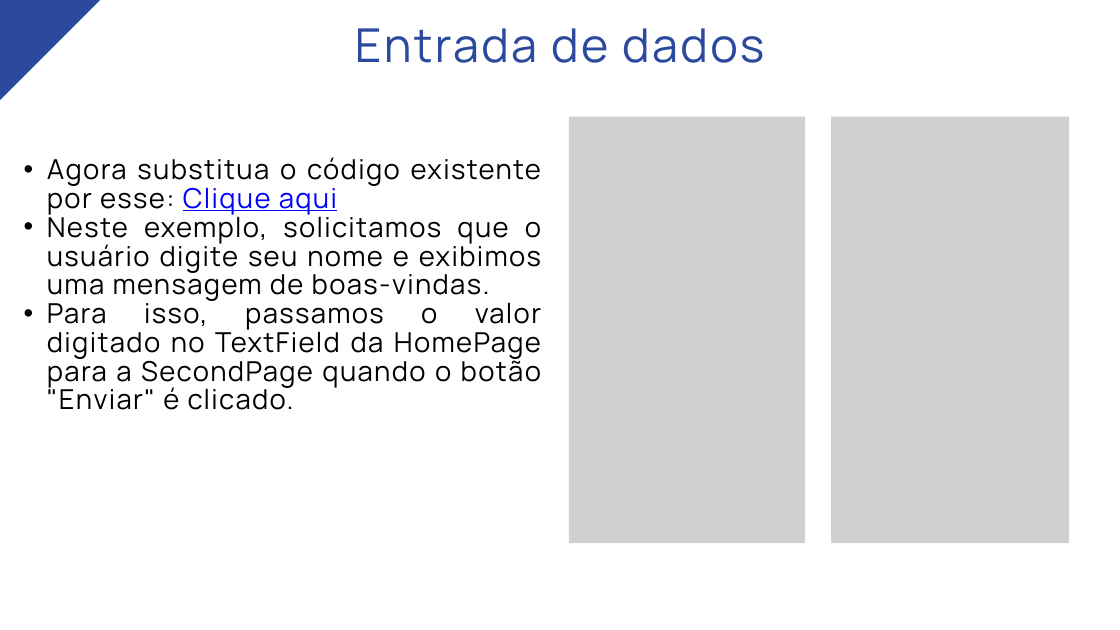
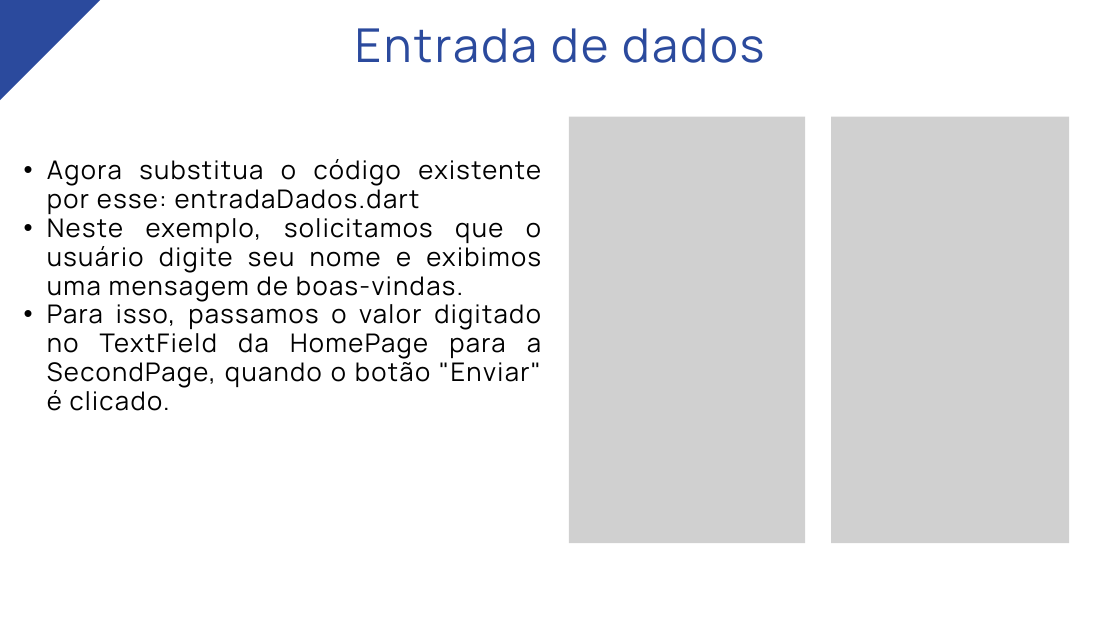
Before and after one commit to marcosdosea/TreinamentoFlutter, a slide deck: slide 7 of Aula04-Entrada de Dados e Botões/Aula04-Entrada de Dados e Botões.pptx. Drawn at 1120x630 pixels with LibreOffice and Linux fonts; fonts in the diff are those of the drawing; grey boxes stand for pictures. Boxes give left, top, right and bottom in pixels: in the first picture for what was removed or moved away, otherwise in the second. Text is boxed around its words. In the diff, an @@ line names an element or a change of style, - is before the commit and + after.

```diff
--- a/Aula04-Entrada de Dados e Botões/Aula04-Entrada de Dados e Botões.pptx
+++ b/Aula04-Entrada de Dados e Botões/Aula04-Entrada de Dados e Botões.pptx
@@ text at [47, 159, 541, 214]: text changed; size 35.2 to 33 pt @@
-  • Agora substitua o código existente por esse: Clique aqui
+  • Agora substitua o código existente por esse: entradaDados.dart
@@ text at [47, 213, 541, 302]: size 35.2 to 33 pt in "Neste exemplo, solicitamos que o usuário digite ..." @@
@@ text at [47, 300, 541, 411]: text changed; size 35.2 to 33 pt @@
-  • Para isso, passamos o valor digitado no TextField da HomePage para a SecondPage quando o botão "Enviar" é clicado.
+  • Para isso, passamos o valor digitado no TextField da HomePage para a SecondPage, quando o botão "Enviar" é clicado.
```
Also in this commit, not shown: 1 other slide changed.
